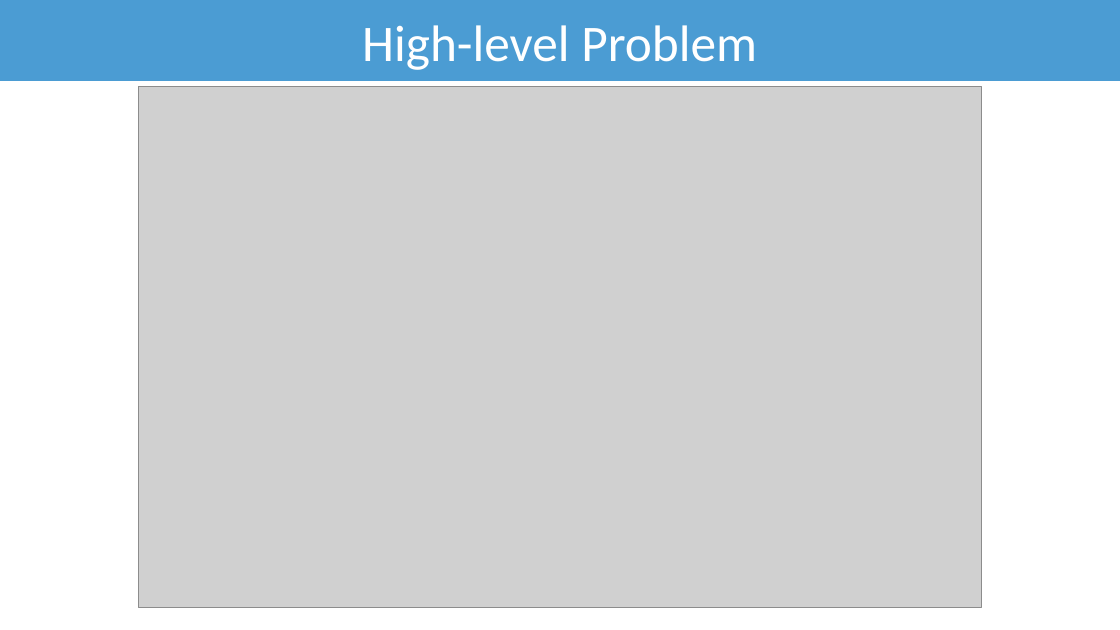
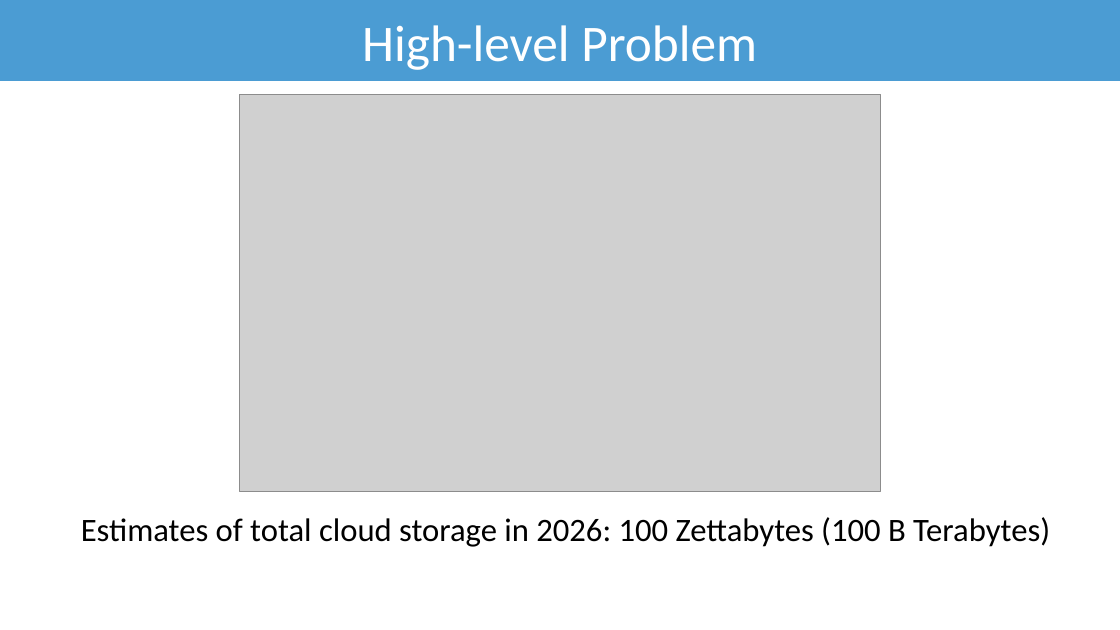
Before and after one commit to bsb20/bsb20.github.io, a slide deck: slide 32 of docs/421_f26/lectures/L0.pptx (slide 30 before the commit). Drawn at 1120x630 pixels with LibreOffice and Linux fonts; fonts in the diff are those of the drawing; grey boxes stand for pictures; background and template pictures are left out. Boxes give left, top, right and bottom in pixels: in the first picture for what was removed or moved away, otherwise in the second. Text is boxed around its words. In the diff, an @@ line names an element or a change of style, - is before the commit and + after.

```diff
--- a/docs/421_f26/lectures/L0.pptx
+++ b/docs/421_f26/lectures/L0.pptx
@@ picture: place and size @@
-picture at [139, 87, 981, 607]
+picture at [239, 94, 881, 491]
@@ text added at [81, 517, 1050, 547], 28 pt, text #000000 @@
+Estimates of total cloud storage in 2026: 100 Zettabytes (100 B Terabytes)
```
Also in this commit, not shown: 7 other slides changed, 2 slides added, 1 other file.
